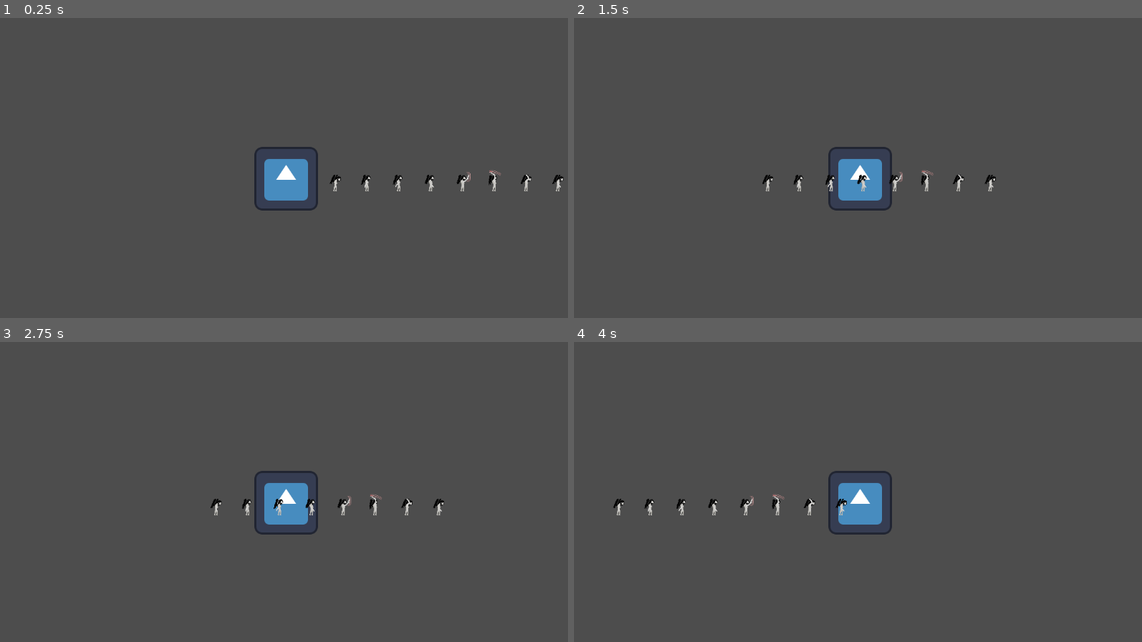
Above: before the commit, frames 1-4 (two rows, left to right).
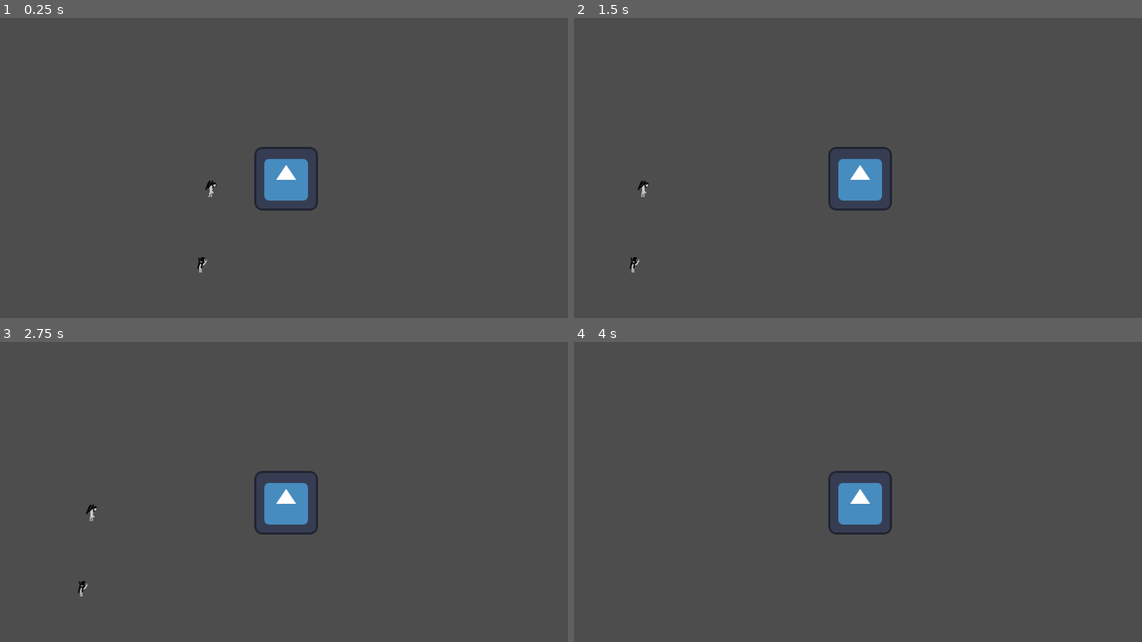
Above: after the commit, the same moments.

Repository: dylanschubart/godot-4-vampire-game
Game: Godot game, scene res://world.tscn
Two runs of this game, one before a commit and one after it. Both use one fixed random seed, a clock stepped at 60 frames per second and the inputs below. Before the commit the project has no main scene; this scene is started directly in both runs. The engine's default icon, where the game draws it, is replaced by a stand-in: a white triangle on a blue panel in a dark square.
Inputs:
- Up to frame 1 (0.25 s): no input
- Up to frame 2 (1.5 s): tap Enter (ui_accept) at 0.5, 0.77 s; hold Right (ui_right) from 0.53 s (still down)
- Up to frame 3 (2.75 s): tap Enter (ui_accept) at 1.52 s; release Right (ui_right) at 2.03 s; hold Left (ui_left) from 2.03 s (still down)
- Up to frame 4 (4 s): release Left (ui_left) at 2.78 s; hold Right (ui_right) from 2.78 s (still down); tap Enter (ui_accept) at 3.02, 3.77 s

The runs differ from the first frame. In frame 1, 0.5% of the frame differs, in the area x 34-100%, y 50-85%; in frame 2, 0.5%; in frame 3, 0.5%, in the area x 13-79%, y 50-85%; in frame 4, 0.4%.

Commit message:
Figuring out frames

Diff:
--- a/project.godot
+++ b/project.godot
@@ -11,5 +11,10 @@
 [application]
 
 config/name="MasterVampireDaddy"
+run/main_scene="res://world.tscn"
 config/features=PackedStringArray("4.1", "Forward Plus")
 config/icon="res://icon.svg"
+
+[rendering]
+
+textures/canvas_textures/default_texture_filter=0
--- a/world.tscn
+++ b/world.tscn
@@ -1,7 +1,8 @@
-[gd_scene load_steps=4 format=3 uid="uid://bbglhr6632n3v"]
+[gd_scene load_steps=5 format=3 uid="uid://bbglhr6632n3v"]
 
 [ext_resource type="PackedScene" uid="uid://ciuijy7p2vab4" path="res://Scenes/test.tscn" id="1_x6snh"]
 [ext_resource type="Texture2D" uid="uid://y7e8v0psr20y" path="res://Assets/MareNew-AttackUP.png" id="2_remh6"]
+[ext_resource type="Texture2D" uid="uid://bp570wfmiu6ar" path="res://Assets/MareNew-GrabCalice.png" id="3_4y7dc"]
 
 [sub_resource type="RectangleShape2D" id="RectangleShape2D_80iwk"]
 size = Vector2(1255, 28)
@@ -18,5 +19,13 @@
 position = Vector2(2, -80)
 
 [node name="MareNew-attackUp" type="Sprite2D" parent="."]
-position = Vector2(325, -75)
+position = Vector2(-150, -63)
 texture = ExtResource("2_remh6")
+hframes = 8
+frame = 7
+
+[node name="MareNew-grabCalice" type="Sprite2D" parent="."]
+position = Vector2(-172, 88)
+texture = ExtResource("3_4y7dc")
+hframes = 5
+frame = 1
